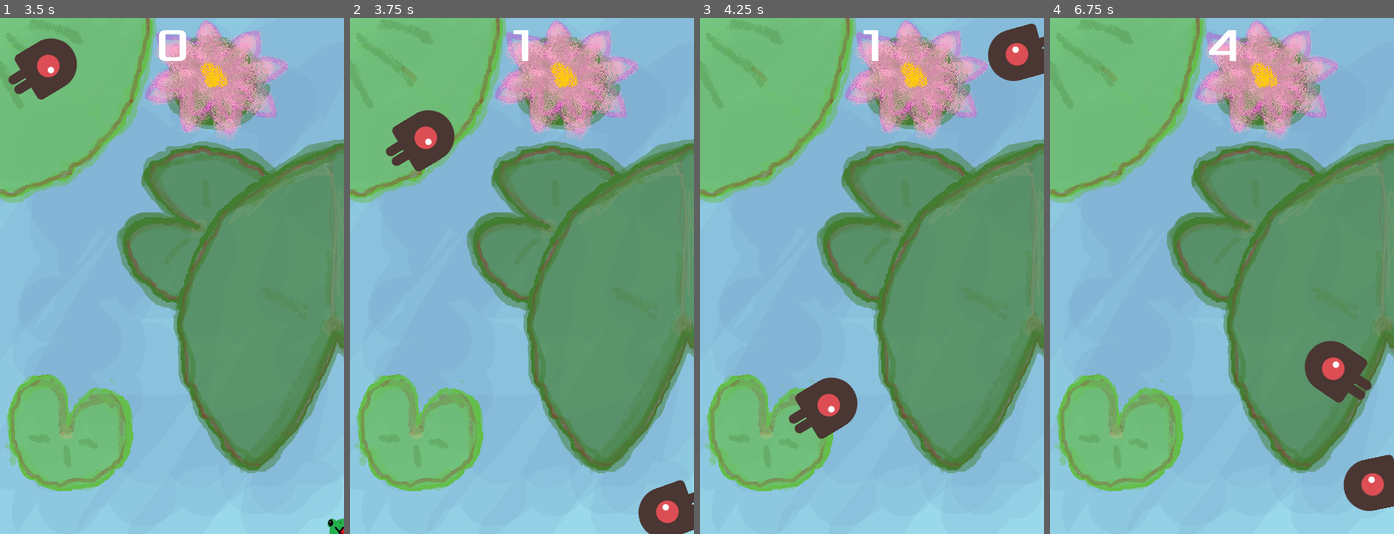
Above: before the commit, frames 1-4 (left to right).
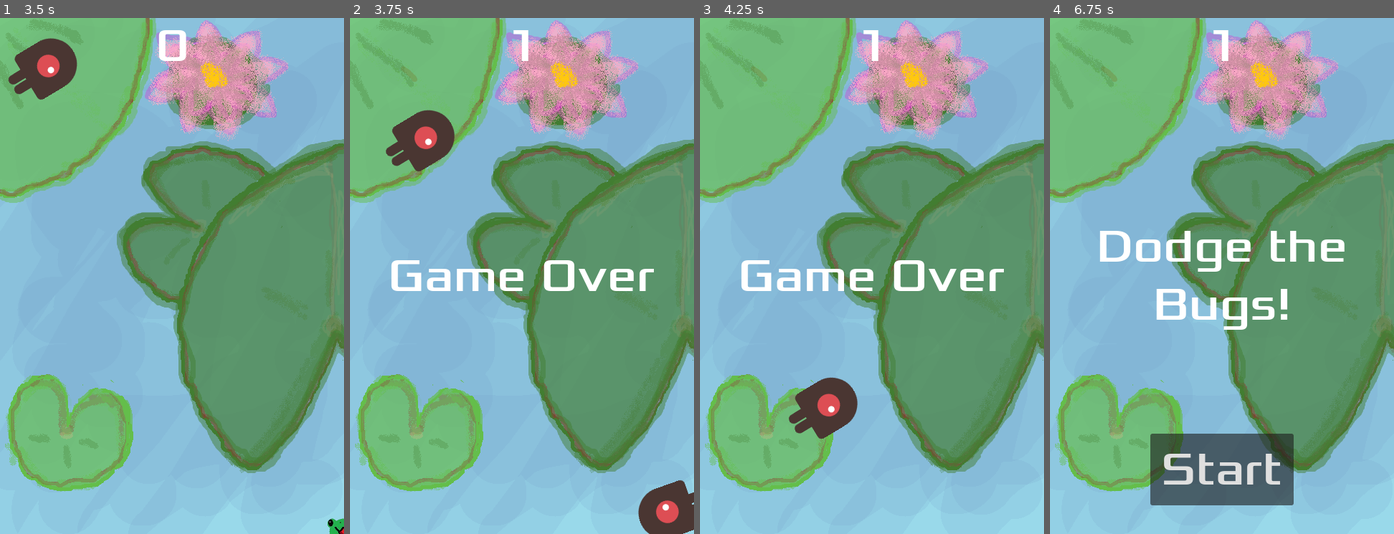
Above: after the commit, the same moments.

Repository: Froggy1018/game-following-tutorial
Game: Godot game, scene res://main.tscn
Two runs of this game, one before a commit and one after it. Both use one fixed random seed, a clock stepped at 60 frames per second and the inputs below.
Inputs:
- Up to frame 1 (3.5 s): click "Start" at 0.5 s; tap Enter at 1.25 s; hold Right (move_right) 1.28-2.03 s; tap Alt at 1.35, 2.85 s; hold Down (move_down) 2.03-2.78 s; tap Shift at 2.1 s; hold Right (move_right) from 2.78 s (still down)
- Up to frame 2 (3.75 s): release Right (move_right) at 3.53 s; hold Up (move_up) from 3.53 s (still down); tap Shift at 3.6 s
- Up to frame 3 (4.25 s): keep holding Up (move_up)
- Up to frame 4 (6.75 s): release Up (move_up) at 4.28 s; hold Left (move_left) 4.28-5.78 s; tap Alt at 4.35, 5.85 s; tap Shift at 5.1, 6.6 s; hold Down (move_down) 5.78-6.53 s; hold Right (move_right) from 6.53 s (still down)

Frame 1 is identical in both runs. In frame 2, 1.7% of the frame differs, in the area x 11-89%, y 46-53%; in frame 3, 3.2%; in frame 4, 12%, in the area x 14-100%, y 2-96%.

Commit message:
Edited the name of the game as well as adding a few lines in the func_ready() so that it restarts properly

Diff:
--- a/hud.gd
+++ b/hud.gd
@@ -11,11 +11,11 @@
 	show_message("Game Over")
 	await $MessageTimer.timeout
 
-	$Message.text = "Dodge the Creeps!"
+	$Message.text = "Dodge the Bugs!"
 	$Message.show()
 
 	await get_tree().create_timer(1.0).timeout
-	$startButton.show()
+	$StartButton.show()
 
 func update_score(score):
 	$ScoreLabel.text = str(score)
--- a/main.gd
+++ b/main.gd
@@ -4,7 +4,11 @@
 var score
 
 func _ready():
-	pass
+	$Player.hit.connect(game_over)
+
+	# Also connect HUD's start_game signal
+	$HUD.start_game.connect(new_game)
+
 
 func game_over():
 	$ScoreTimer.stop()
